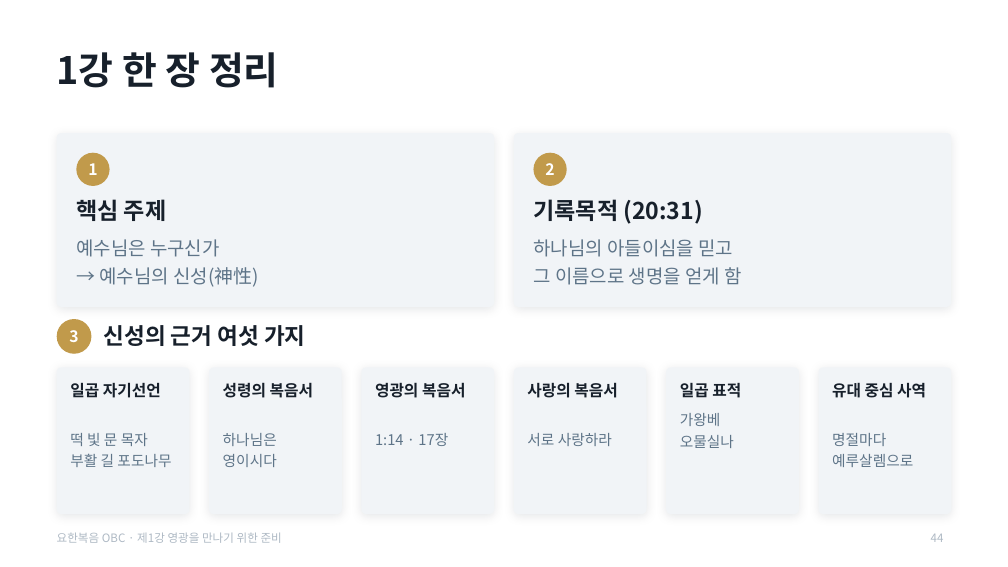
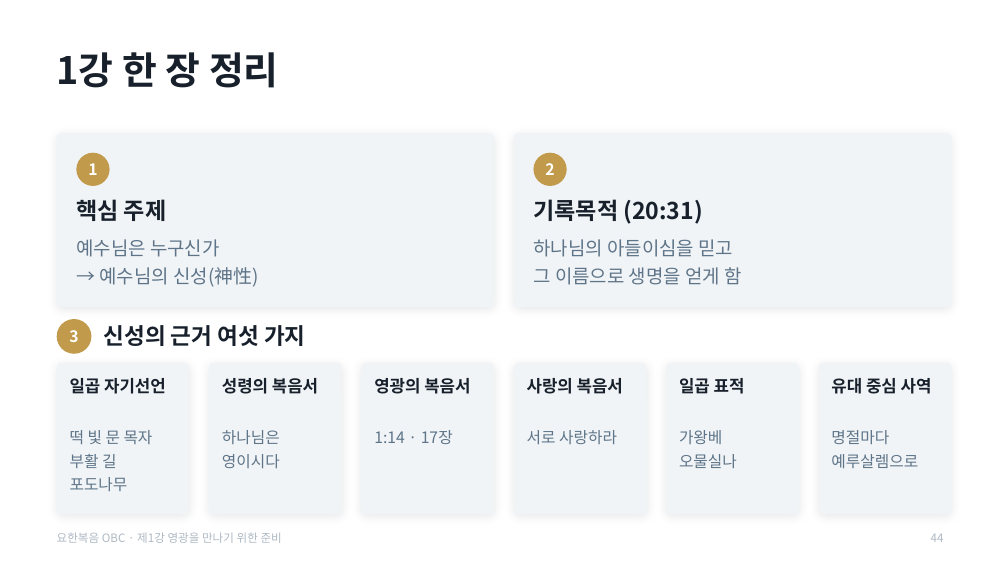
Before and after one commit to mio-modu/bible_GospelofJohn, a slide deck: slide 44 of dist/요한복음_1강_영광을_만나기_위한_준비.pptx. Drawn at 1008x567 pixels with LibreOffice and Linux fonts; fonts in the diff are those of the drawing. Boxes give left, top, right and bottom in pixels: in the first picture for what was removed or moved away, otherwise in the second. Text is boxed around its words. In the diff, an @@ line names an element or a change of style, - is before the commit and + after.

```diff
--- a/dist/요한복음_1강_영광을_만나기_위한_준비.pptx
+++ b/dist/요한복음_1강_영광을_만나기_위한_준비.pptx
@@ rounded rectangle: place and size @@
-rounded rectangle at (57, 368, 190, 514)
+rounded rectangle at (57, 363, 190, 514)
@@ rounded rectangle: place and size @@
-rounded rectangle at (209, 368, 343, 514)
+rounded rectangle at (209, 363, 343, 514)
@@ rounded rectangle: place and size @@
-rounded rectangle at (361, 368, 495, 514)
+rounded rectangle at (361, 363, 495, 514)
@@ rounded rectangle: place and size @@
-rounded rectangle at (514, 368, 647, 514)
+rounded rectangle at (514, 363, 647, 514)
@@ rounded rectangle: place and size @@
-rounded rectangle at (666, 368, 799, 514)
+rounded rectangle at (666, 363, 799, 514)
@@ size 15 to 16 pt in 6 elements at (70, 378, 166, 394), (222, 378, 318, 394), (831, 378, 932, 394), (374, 378, 470, 394), (527, 378, 623, 394), (679, 378, 745, 394) @@
@@ rounded rectangle: place and size @@
-rounded rectangle at (819, 368, 952, 514)
+rounded rectangle at (819, 363, 952, 514)
@@ size 14 to 15 pt in 6 elements at (70, 430, 153, 491), (222, 430, 280, 468), (374, 430, 453, 444), (527, 430, 617, 444), (831, 430, 918, 468), (679, 430, 737, 468) @@
@@ text "가왕베": place and size @@
-text "가왕베" at (680, 413, 734, 448)
+text "가왕베" at (679, 430, 737, 468)
```
Also in this commit, not shown: 12 other slides changed, 5 other files.
